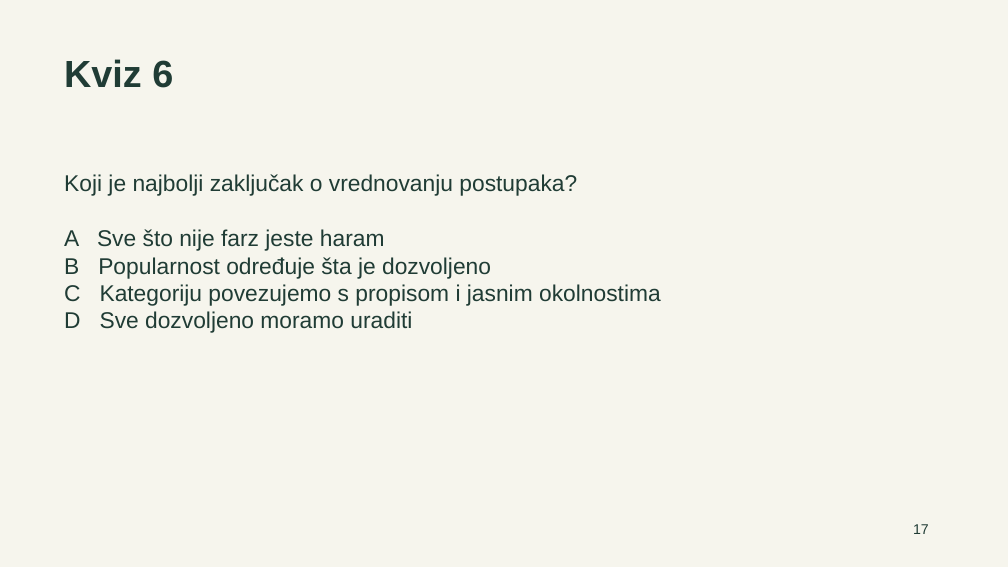
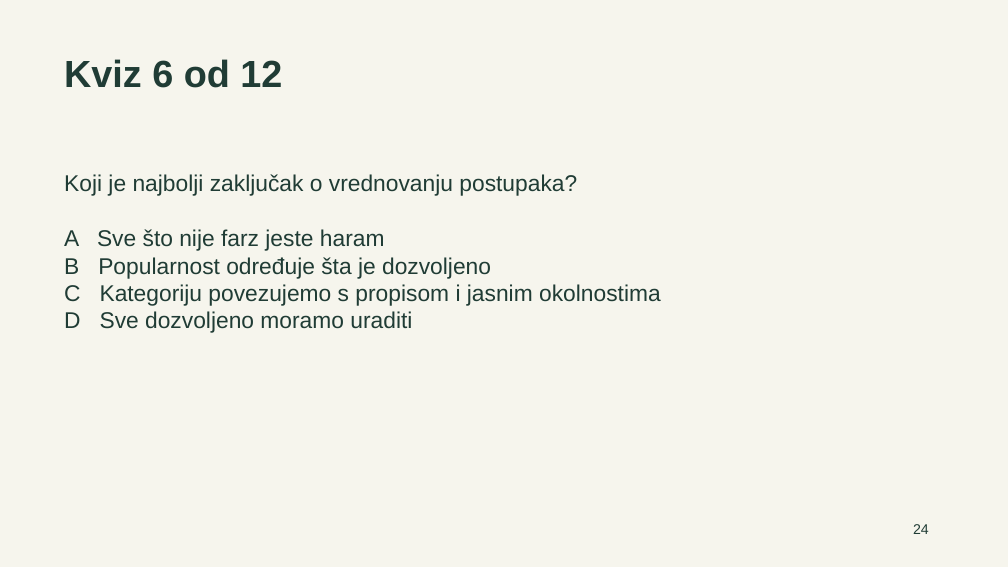
Before and after one commit to vjeronaukaskola/ogledni-cas-vrednovanje-djela, a slide deck: slide 24 of materijali/Prezentacija.pptx (slide 17 before the commit). Drawn at 1008x567 pixels with LibreOffice and Linux fonts; fonts in the diff are those of the drawing. Boxes give left, top, right and bottom in pixels: in the first picture for what was removed or moved away, otherwise in the second. Text is boxed around its words. In the diff, an @@ line names an element or a change of style, - is before the commit and + after.

```diff
--- a/materijali/Prezentacija.pptx
+++ b/materijali/Prezentacija.pptx
@@ text at (64, 59, 282, 88): text changed @@
-Kviz 6
+Kviz 6 od 12
@@ text at (913, 524, 929, 534): text changed @@
-17
+24
```
Also in this commit, not shown: 10 other slides changed, 19 slides added, 8 slides removed, 10 other files.
